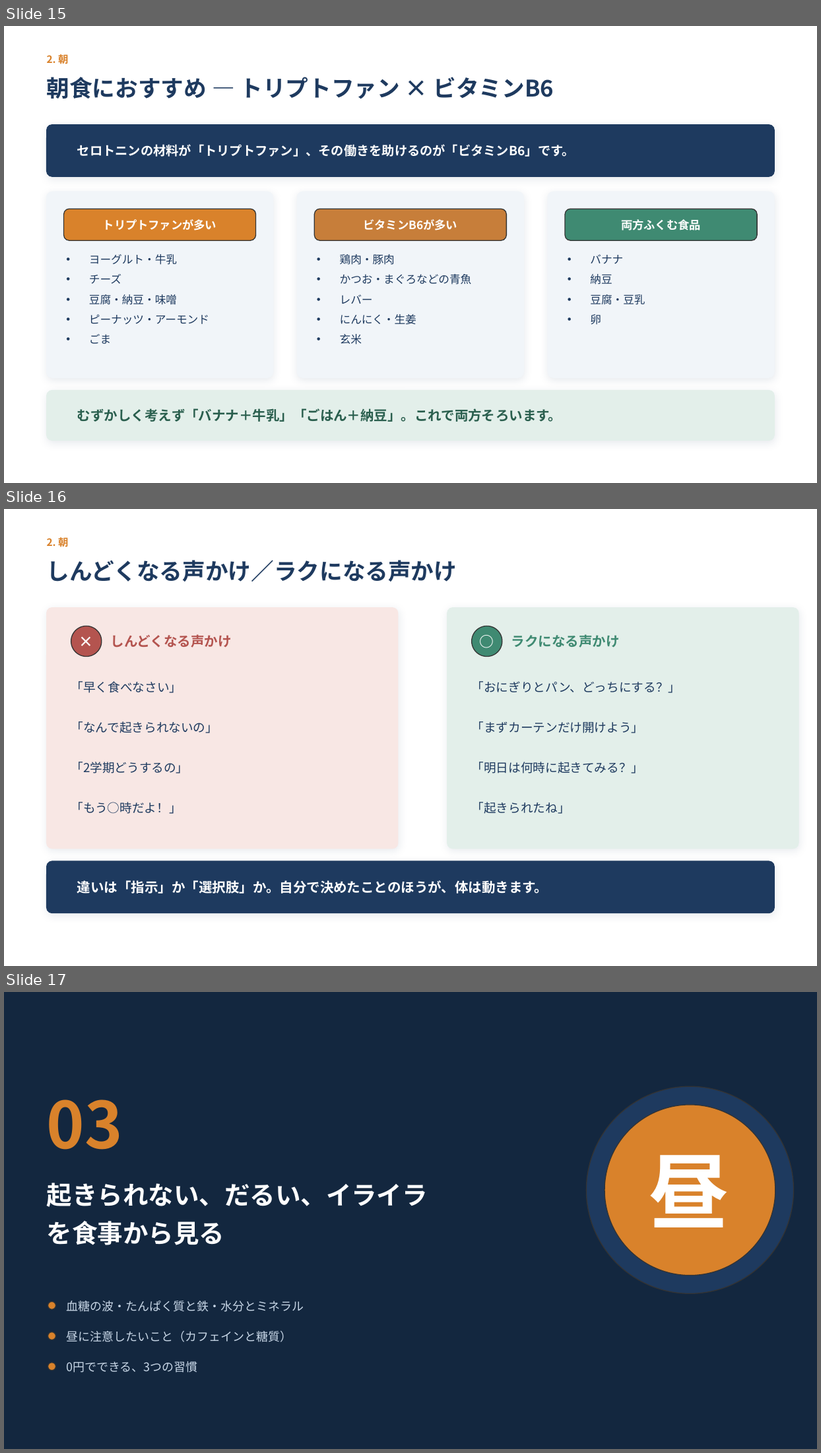
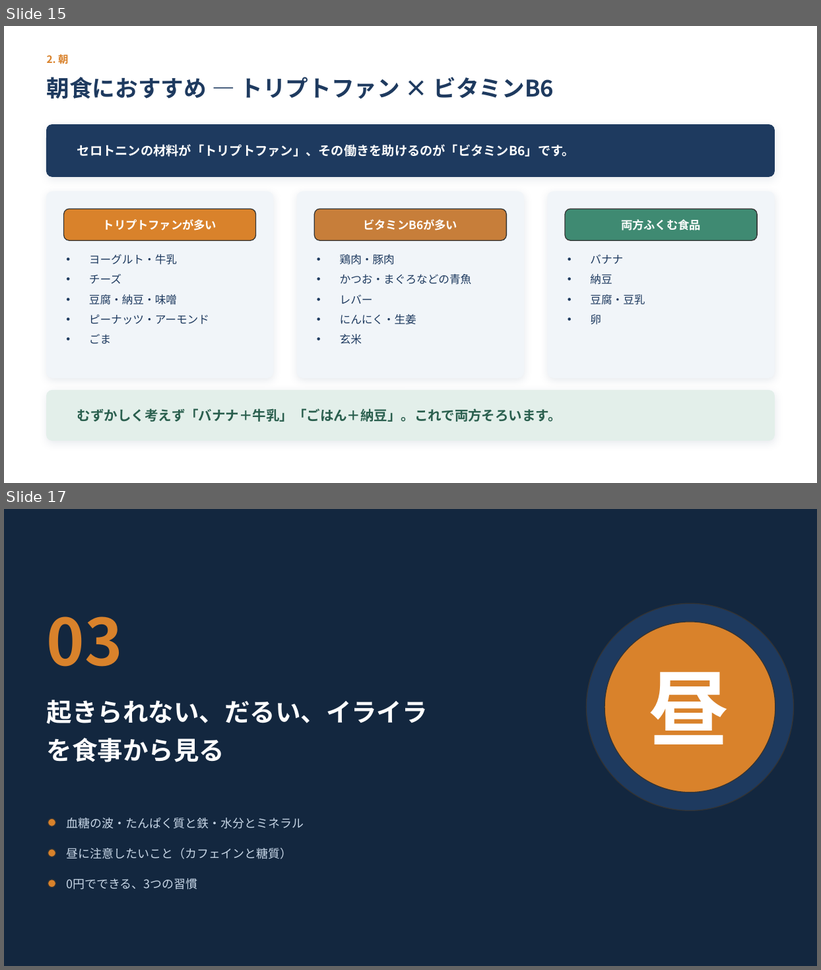
Before and after one commit to xxhmannasuimhxx/-, a slide deck: 夏休みの終わり_第2回_食と生活リズムの整え方.pptx. Shown one above the other, each under a label of ours: slides 15, 16 and 17 before the commit, slides 15 and 17 after it; the slides between them are not shown. The pictures are 821x1453 and 821x970 pixels, drawn with LibreOffice and Linux fonts; fonts in the diff are those of the drawing. Boxes give left, top, right and bottom in pixels: in the first picture for what was removed or moved away, otherwise in the second. Text is boxed around its words. In the diff, an @@ line names an element or a change of style, - is before the commit and + after.

```diff
--- a/夏休みの終わり_第2回_食と生活リズムの整え方.pptx
+++ b/夏休みの終わり_第2回_食と生活リズムの整え方.pptx
@@ slide 16 removed at <box>4,509,817,966</box>, background #FFFFFF @@
@@ text removed at <box>47,535,68,549</box> @@
-2. 朝
@@ text removed at <box>47,560,457,582</box> @@
-しんどくなる声かけ／ラクになる声かけ
@@ rounded rectangle removed at <box>47,608,398,849</box> @@
@@ ellipse removed at <box>71,626,102,657</box> @@
@@ text removed at <box>71,626,102,657</box> @@
-×
@@ rounded rectangle removed at <box>448,608,799,849</box> @@
@@ ellipse removed at <box>472,626,502,657</box> @@
@@ text removed at <box>472,626,502,657</box> @@
-○
@@ text removed at <box>111,634,232,648</box> @@
-しんどくなる声かけ
@@ text removed at <box>512,634,620,648</box> @@
-ラクになる声かけ
@@ text removed at <box>71,681,182,693</box> @@
-「早く食べなさい」
@@ text removed at <box>472,681,681,693</box> @@
-「おにぎりとパン、どっちにする？」
@@ text removed at <box>71,722,218,733</box> @@
-「なんで起きられないの」
@@ text removed at <box>472,722,644,733</box> @@
-「まずカーテンだけ開けよう」
@@ text removed at <box>71,762,189,774</box> @@
-「2学期どうするの」
@@ text removed at <box>472,762,644,774</box> @@
-「明日は何時に起きてみる？」
@@ text removed at <box>71,802,182,814</box> @@
-「もう○時だよ！」
@@ text removed at <box>472,802,570,814</box> @@
-「起きられたね」
@@ rounded rectangle removed at <box>47,861,774,914</box> @@
@@ text removed at <box>77,881,548,894</box> @@
-違いは「指示」か「選択肢」か。自分で決めたことのほうが、体は動きます。
```
Also in this commit, not shown: 2 slides changed, 2 slides added, 1 other file.
